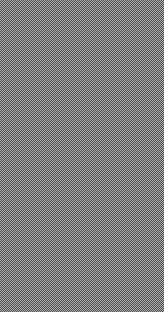
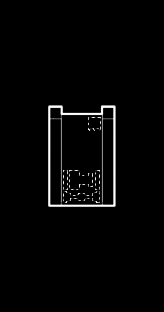
Comparing the layer stacks of the two 164 × 312 images. Changes:
hid "Damage External" over [0, 0, 164, 312]
hid "Damage Internal" over [0, 0, 164, 312]
added group "Internals" with 4 layers above "Body" over [63, 117, 101, 203]
added layer "Ammunition" in group "Internals" over [88, 117, 101, 131]
added layer "Fuel" (2nd of 2, in "Internals") in group "Internals" over [63, 170, 100, 190]
added layer "Engine" (2nd of 2, in "Internals") in group "Internals" over [69, 170, 93, 190]
added layer "Transmission" (2nd of 2, in "Internals") in group "Internals" over [63, 191, 100, 203]
added layer "Body" above "Layer 3" over [48, 105, 116, 207]
showed "Layer 2", painted on it over [0, 0, 164, 312]
